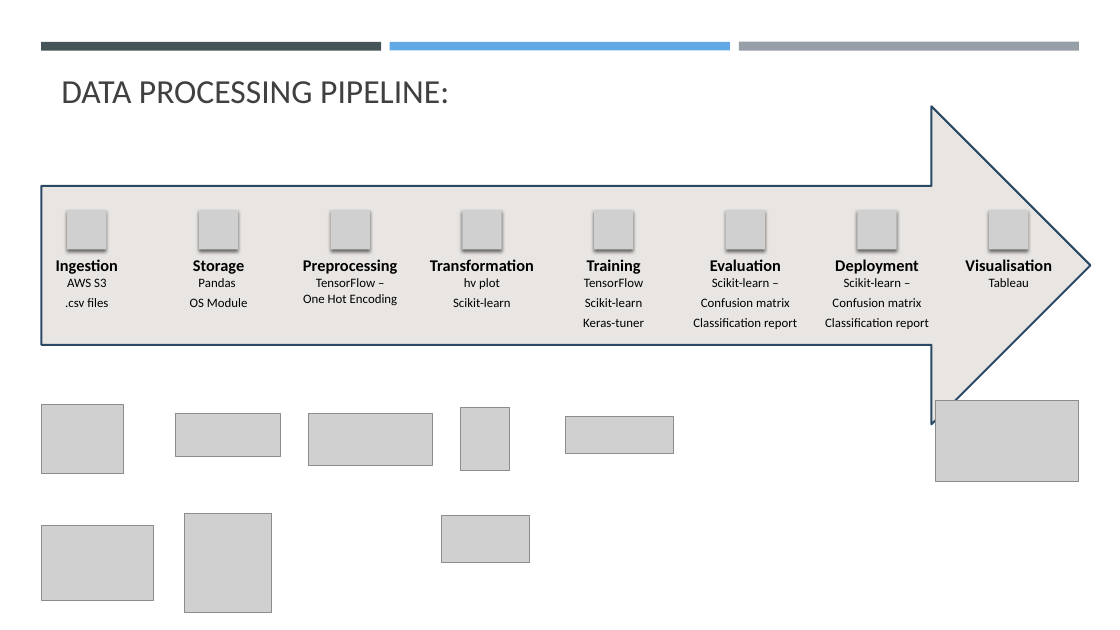
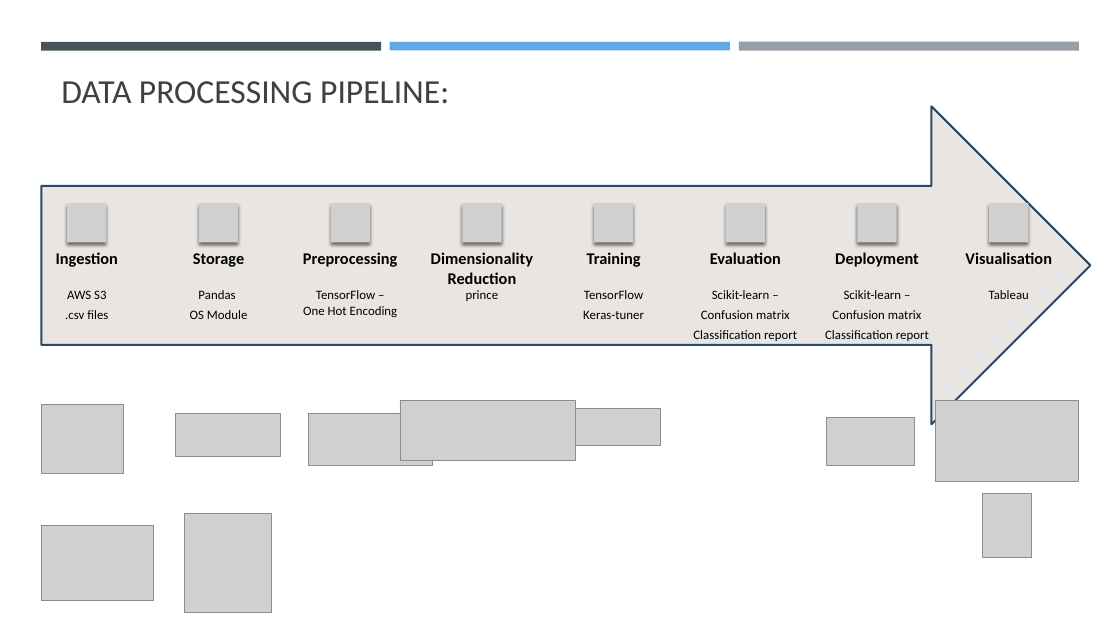
Before and after one commit to K-G-Witt/project4-team1, a slide deck: slide 3 of 1000genomes_Presentation.pptx. Drawn at 1120x630 pixels with LibreOffice and Linux fonts; fonts in the diff are those of the drawing; grey boxes stand for pictures. Boxes give left, top, right and bottom in pixels: in the first picture for what was removed or moved away, otherwise in the second. Text is boxed around its words. In the diff, an @@ line names an element or a change of style, - is before the commit and + after.

Commit message:
add PCA slides

```diff
--- a/1000genomes_Presentation.pptx
+++ b/1000genomes_Presentation.pptx
@@ 8 pictures moved together from (x1=67, y1=210, x2=1029, y2=250) to (x1=67, y1=203, x2=1029, y2=243) @@
@@ text "Ingestion" moved from (x1=56, y1=259, x2=118, y2=274) to (x1=56, y1=252, x2=118, y2=267) @@
@@ text "Storage" moved from (x1=193, y1=260, x2=244, y2=274) to (x1=193, y1=253, x2=244, y2=267) @@
@@ text "Preprocessing" moved from (x1=303, y1=259, x2=397, y2=274) to (x1=303, y1=252, x2=397, y2=267) @@
@@ text removed at (x1=430, y1=259, x2=534, y2=271) @@
-Transformation
@@ text added at (x1=431, y1=252, x2=533, y2=284), 14 pt, text #000000, bold @@
+Dimensionality Reduction
@@ text "Training" moved from (x1=587, y1=259, x2=641, y2=274) to (x1=587, y1=252, x2=641, y2=267) @@
@@ text "Evaluation" moved from (x1=710, y1=259, x2=781, y2=271) to (x1=710, y1=252, x2=781, y2=264) @@
@@ text "Deployment" moved from (x1=835, y1=259, x2=919, y2=274) to (x1=835, y1=252, x2=919, y2=267) @@
@@ text "Visualisation" moved from (x1=965, y1=259, x2=1052, y2=271) to (x1=965, y1=252, x2=1052, y2=264) @@
@@ text "AWS S3" moved from (x1=65, y1=278, x2=108, y2=307) to (x1=65, y1=290, x2=108, y2=319) @@
@@ text "Pandas" moved from (x1=190, y1=278, x2=248, y2=307) to (x1=190, y1=290, x2=248, y2=319) @@
@@ text "TensorFlow – One Hot Encoding" moved from (x1=303, y1=278, x2=398, y2=305) to (x1=303, y1=290, x2=398, y2=317) @@
@@ text removed at (x1=453, y1=278, x2=511, y2=307) @@
-hv plot
-Scikit-learn
@@ text added at (x1=466, y1=290, x2=499, y2=301), 11 pt, text #000000 @@
+prince
@@ text "TensorFlow" moved from (x1=583, y1=278, x2=644, y2=327) to (x1=583, y1=290, x2=644, y2=319) @@
@@ text at (x1=585, y1=298, x2=643, y2=307): paragraph removed @@
-Scikit-learn
@@ text "Scikit-learn –" moved from (x1=693, y1=278, x2=797, y2=329) to (x1=693, y1=290, x2=797, y2=341) @@
@@ text "Scikit-learn –" moved from (x1=825, y1=278, x2=929, y2=329) to (x1=825, y1=290, x2=929, y2=341) @@
@@ text "Tableau" moved from (x1=989, y1=278, x2=1029, y2=287) to (x1=989, y1=290, x2=1029, y2=299) @@
@@ picture added at (x1=400, y1=401, x2=576, y2=460) @@
@@ picture moved from (x1=566, y1=416, x2=674, y2=454) to (x1=552, y1=408, x2=660, y2=446) @@
@@ picture moved from (x1=442, y1=516, x2=529, y2=563) to (x1=827, y1=418, x2=914, y2=465) @@
@@ picture moved from (x1=460, y1=408, x2=510, y2=471) to (x1=982, y1=494, x2=1032, y2=558) @@
```
Also in this commit, not shown: 10 slides added, 1 slide removed.
